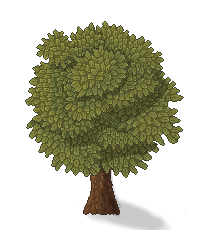
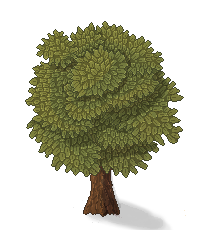
Two versions of the same layered image (200 × 230). Layer-by-layer changes:
painted on "lights" over [100,204,103,216]
painted on "base" (2nd of 3, in "trunk") over [102,203,108,216]
